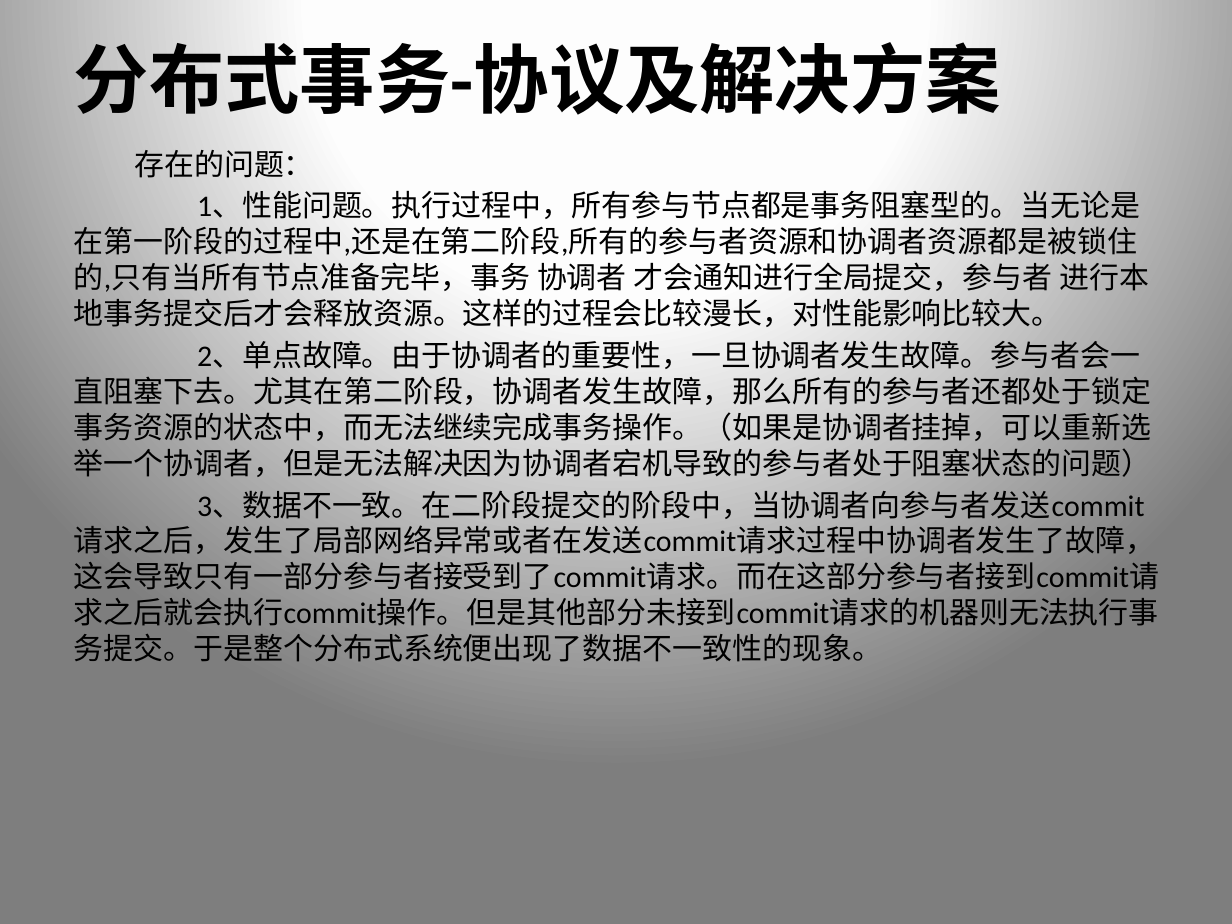
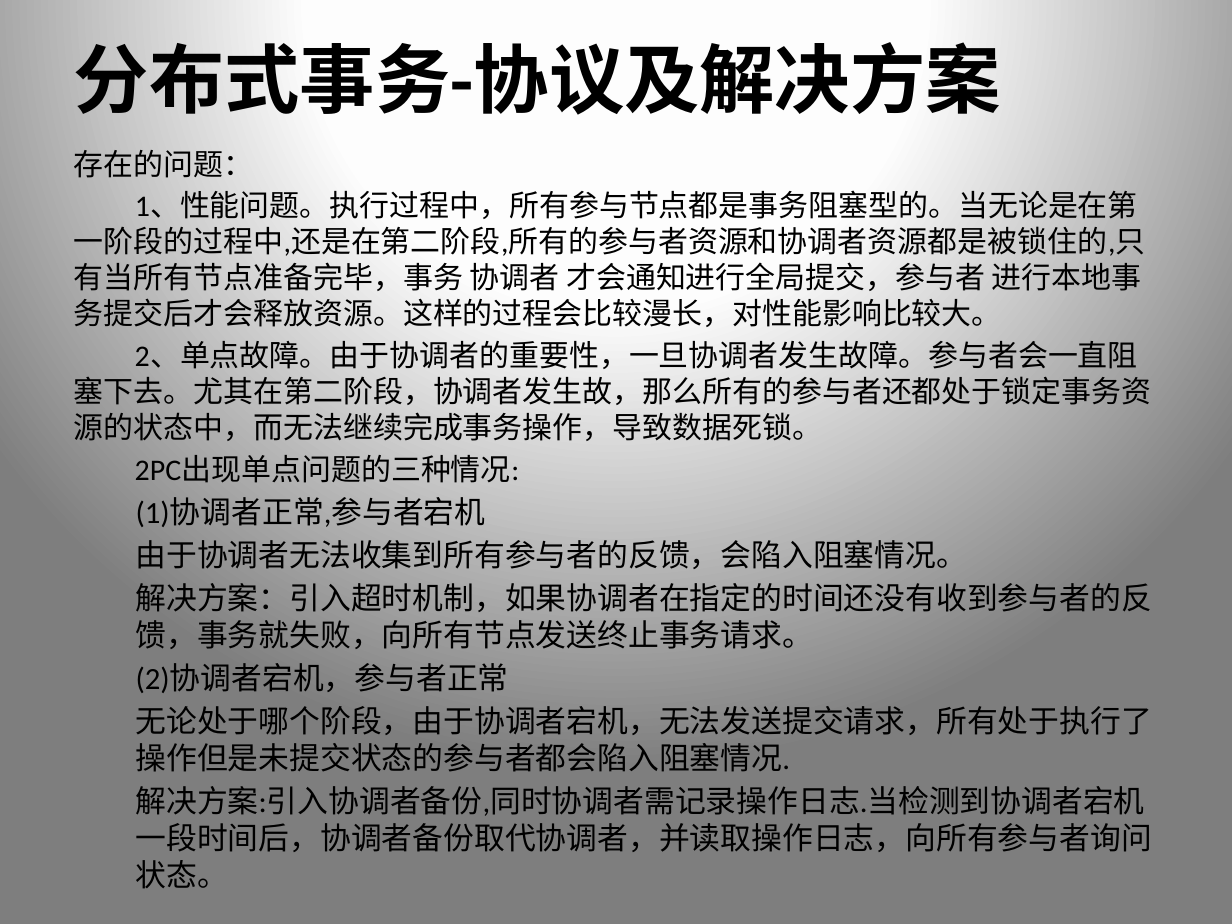
Before and after one commit to xiongpeter/study-notes, a slide deck: slide 14 of 我的.pptx. Drawn at 1232x924 pixels with LibreOffice and Linux fonts; fonts in the diff are those of the drawing. Boxes give left, top, right and bottom in pixels: in the first picture for what was removed or moved away, otherwise in the second. Text is boxed around its words. In the diff, an @@ line names an element or a change of style, - is before the commit and + after.

```diff
--- a/我的.pptx
+++ b/我的.pptx
@@ text at [74,341,1152,852]: text changed; size 17.5 to 18 pt @@
-2、单点故障。由于协调者的重要性，一旦协调者发生故障。参与者会一直阻塞下去。尤其在第二阶段，协调者发生故障，那么所有的参与者还都处于锁定事务资源的状态中，而无法继续完成事务操作。（如果是协调者挂掉，可以重新选举一个协调者，但是无法解决因为协调者宕机导致的参与者处于阻塞状态的问题）
-3、数据不一致。在二阶段提交的阶段中，当协调者向参与者发送commit请求之后，发生了局部网络异常或者在发送commit请求过程中协调者发生了故障，这会导致只有一部分参与者接受到了commit请求。而在这部分参与者接到commit请求之后就会执行commit操作。但是其他部分未接到commit请求的机器则无法执行事务提交。于是整个分布式系统便出现了数据不一致性的现象。
+2、单点故障。由于协调者的重要性，一旦协调者发生故障。参与者会一直阻塞下去。尤其在第二阶段，协调者发生故，那么所有的参与者还都处于锁定事务资源的状态中，而无法继续完成事务操作，导致数据死锁。
+2PC出现单点问题的三种情况:
+  (1)协调者正常,参与者宕机
+  由于协调者无法收集到所有参与者的反馈，会陷入阻塞情况。
+  解决方案：引入超时机制，如果协调者在指定的时间还没有收到参与者的反馈，事务就失败，向所有节点发送终止事务请求。
+  (2)协调者宕机，参与者正常
+  无论处于哪个阶段，由于协调者宕机，无法发送提交请求，所有处于执行了操作但是未提交状态的参与者都会陷入阻塞情况.
+  解决方案:引入协调者备份,同时协调者需记录操作日志.当检测到协调者宕机一段时间后，协调者备份取代协调者，并读取操作日志，向所有参与者询问状态。
```
Also in this commit, not shown: 2 other slides changed, 9 slides added.
